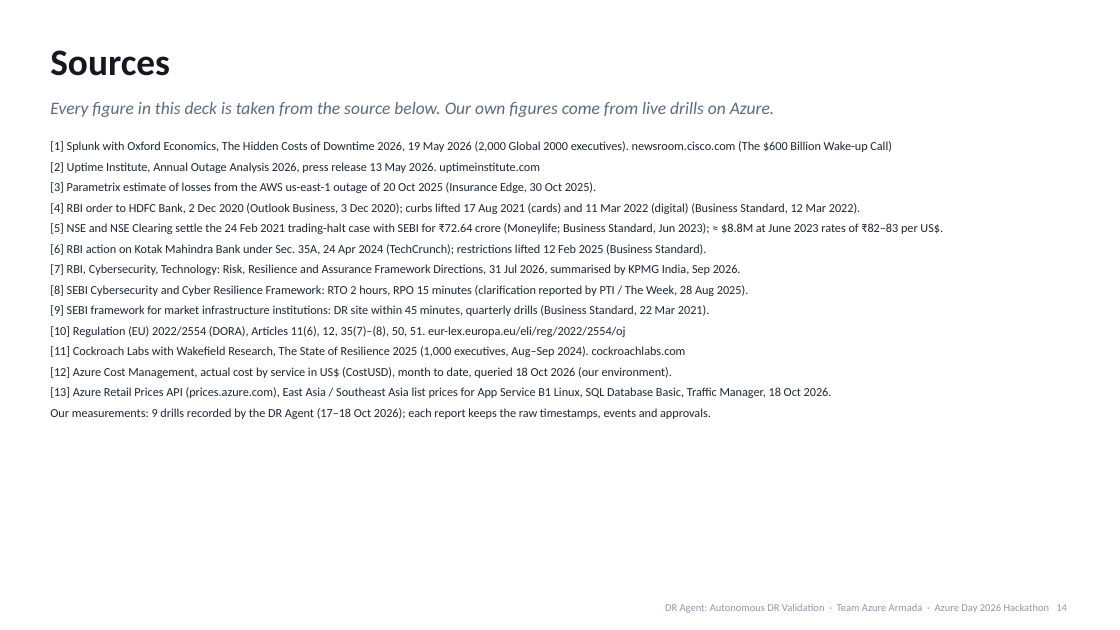
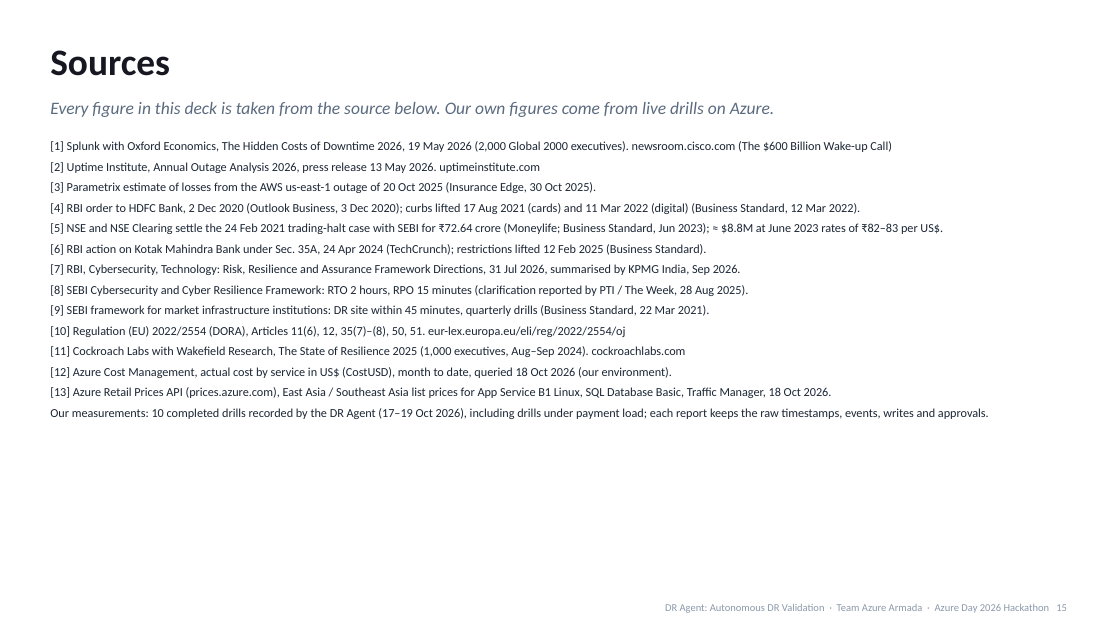
Before and after one commit to kishalr-virtusa/Azure-Armada, a slide deck: slide 15 of docs/deck/DR-Agent-Azure-Day-2026.pptx (slide 14 before the commit). Drawn at 1120x630 pixels with LibreOffice and Linux fonts; fonts in the diff are those of the drawing. Boxes give left, top, right and bottom in pixels: in the first picture for what was removed or moved away, otherwise in the second. Text is boxed around its words. In the diff, an @@ line names an element or a change of style, - is before the commit and + after.

```diff
--- a/docs/deck/DR-Agent-Azure-Day-2026.pptx
+++ b/docs/deck/DR-Agent-Azure-Day-2026.pptx
@@ text at [50,408,989,419]: text changed @@
-Our measurements: 9 drills recorded by the DR Agent (17–18 Oct 2026); each report keeps the raw timestamps, events and approvals.
+Our measurements: 10 completed drills recorded by the DR Agent (17–19 Oct 2026), including drills under payment load; each report keeps the raw timestamps, events, writes and approvals.
@@ text at [665,604,1067,613]: text changed @@
-DR Agent: Autonomous DR Validation · Team Azure Armada · Azure Day 2026 Hackathon 14
+DR Agent: Autonomous DR Validation · Team Azure Armada · Azure Day 2026 Hackathon 15
```
Also in this commit, not shown: 7 other slides changed, 1 slide added, 3 other files.
